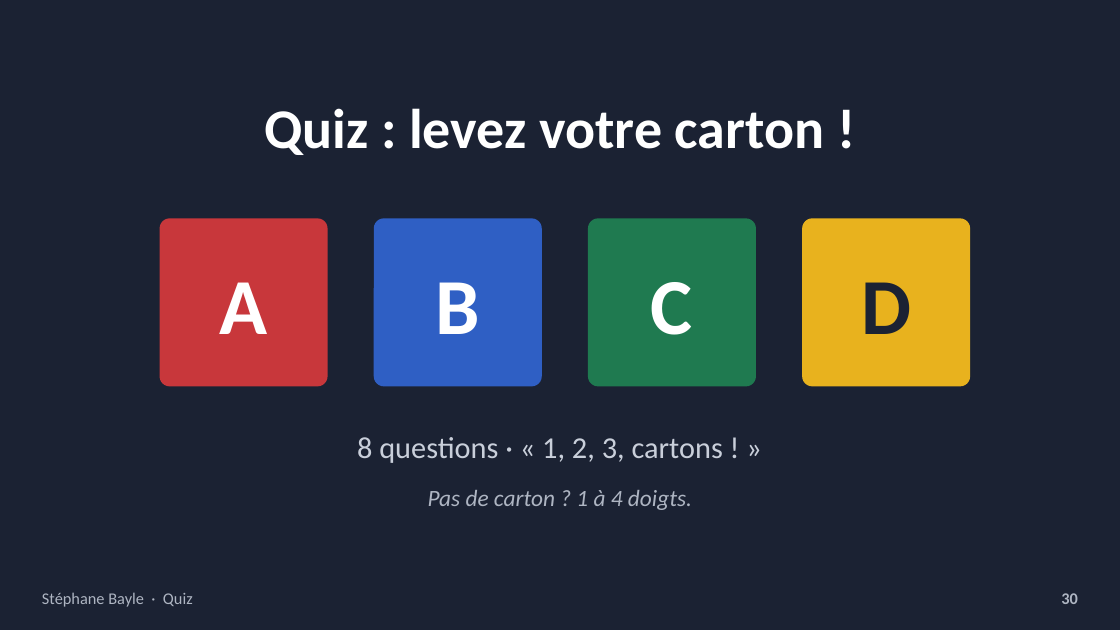
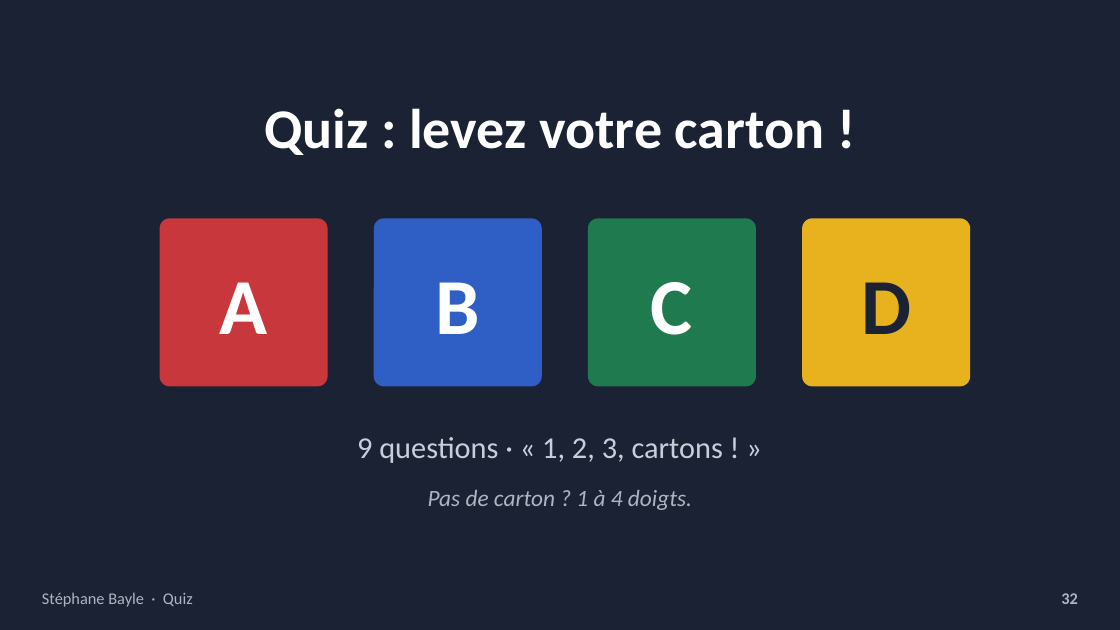
Before and after one commit to StephaneBayle/creer-une-skill-claude, a slide deck: slide 32 of skills-claude-presentation.pptx (slide 30 before the commit). Drawn at 1120x630 pixels with LibreOffice and Linux fonts; fonts in the diff are those of the drawing. Boxes give left, top, right and bottom in pixels: in the first picture for what was removed or moved away, otherwise in the second. Text is boxed around its words. In the diff, an @@ line names an element or a change of style, - is before the commit and + after.

```diff
--- a/skills-claude-presentation.pptx
+++ b/skills-claude-presentation.pptx
@@ text at <box>357,437,723,463</box>: text changed @@
-8 questions · « 1, 2, 3, cartons ! »
+9 questions · « 1, 2, 3, cartons ! »
@@ text at <box>1061,593,1078,604</box>: text changed @@
-30
+32
```
Also in this commit, not shown: 24 other slides changed, 4 slides added, 8 other files.
